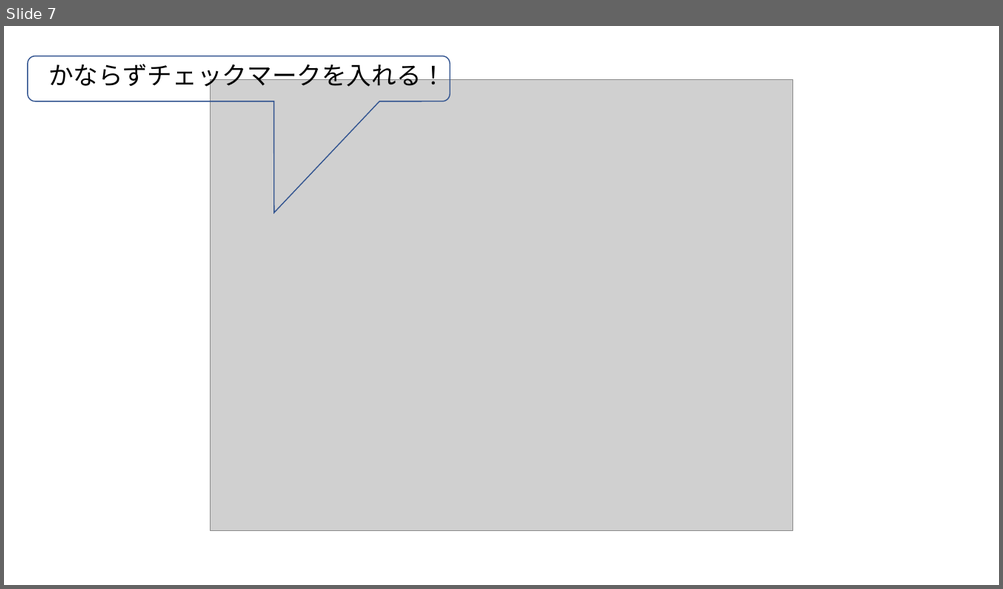
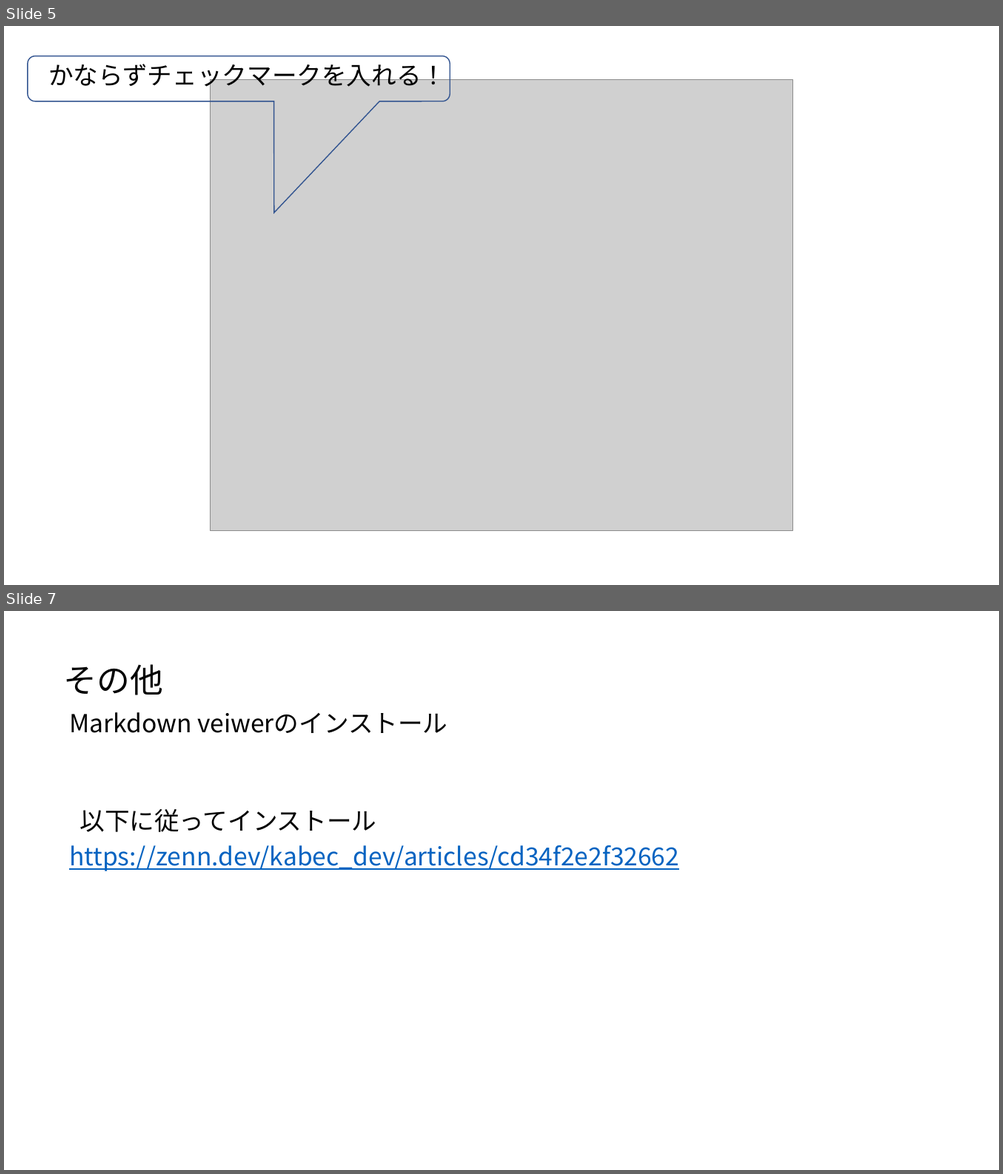
Before and after one commit to ueharaLab/bigdata1_introduction, a slide deck: anaconda.pptx. Shown one above the other, each under a label of ours: slide 7 before the commit, slides 5 and 7 after it; the slides between them are not shown. The pictures are 1003x589 and 1003x1174 pixels, drawn with LibreOffice and Linux fonts; fonts in the diff are those of the drawing; grey boxes stand for pictures. Boxes give left, top, right and bottom in pixels: in the first picture for what was removed or moved away, otherwise in the second. Text is boxed around its words. In the diff, an @@ line names an element or a change of style, - is before the commit and + after.

```diff
--- a/anaconda.pptx
+++ b/anaconda.pptx
@@ slide 7 added at (4, 611, 999, 1170), background #FFFFFF @@
@@ text added at (64, 664, 163, 695), 32 pt, text #000000 @@
+その他
@@ text added at (69, 712, 447, 733), 24 pt, text #000000 @@
+Markdown veiwerのインストール
@@ text added at (79, 809, 376, 832), 24 pt, text #000000 @@
+以下に従ってインストール
@@ text added at (69, 846, 679, 871), 24 pt, text #0563C1, underline @@
+https://zenn.dev/kabec_dev/articles/cd34f2e2f32662
@@ what was slide 7 is now slide 5 @@
```
Also in this commit, not shown: 1 slide changed, 3 other slides added, 2 slides removed.
